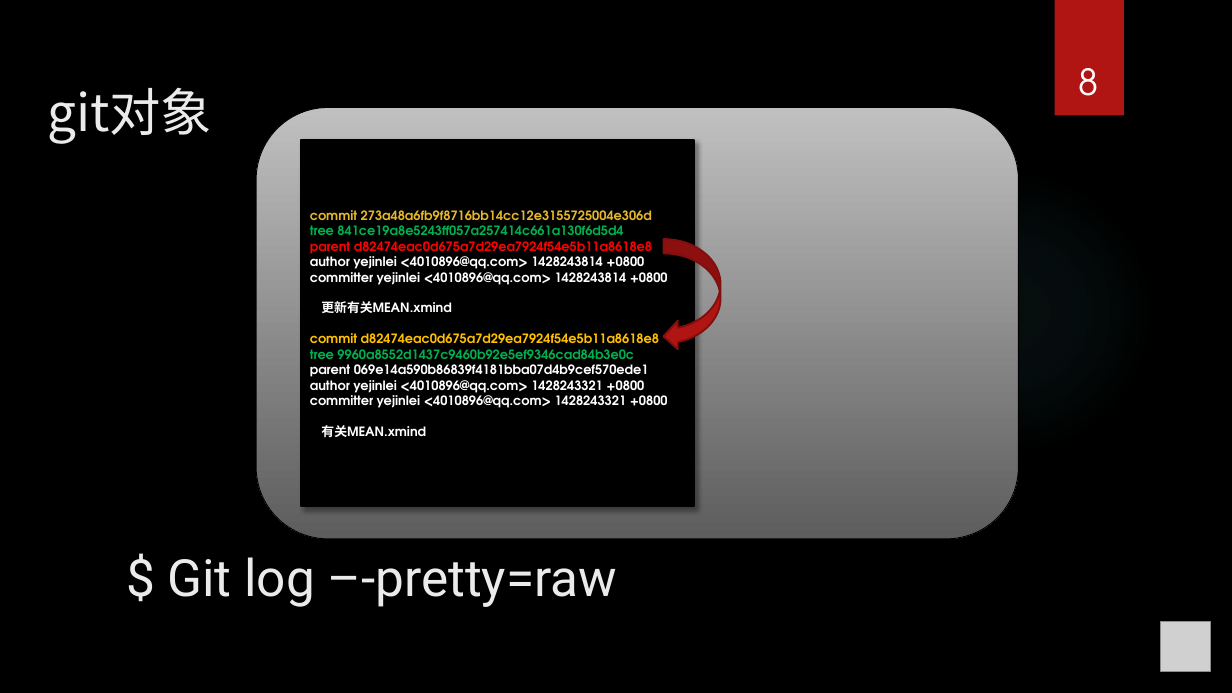
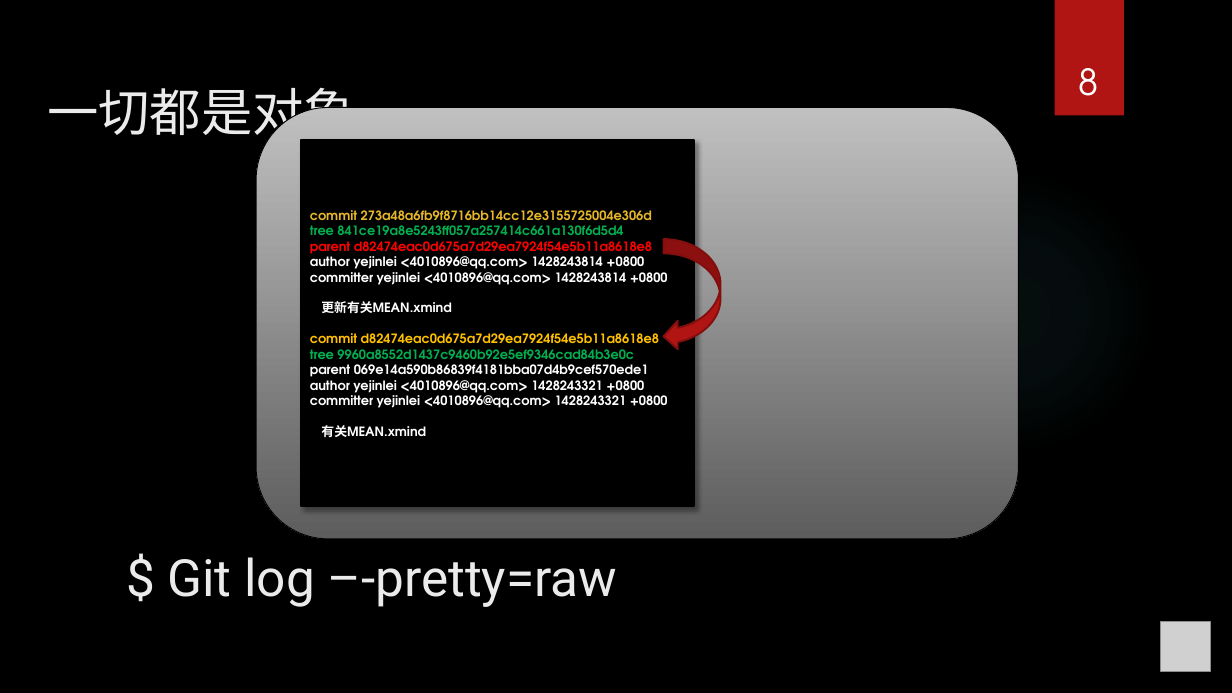
Before and after one commit to seafitliu/about, a slide deck: slide 8 of git那些事.pptx. Drawn at 1232x693 pixels with LibreOffice and Linux fonts; fonts in the diff are those of the drawing; grey boxes stand for pictures; background and template pictures are left out. Boxes give left, top, right and bottom in pixels: in the first picture for what was removed or moved away, otherwise in the second. Text is boxed around its words. In the diff, an @@ line names an element or a change of style, - is before the commit and + after.

```diff
--- a/git那些事.pptx
+++ b/git那些事.pptx
@@ title at box(47, 87, 355, 144): text changed @@
-git对象
+一切都是对象
```
Also in this commit, not shown: 1 other slide changed.
